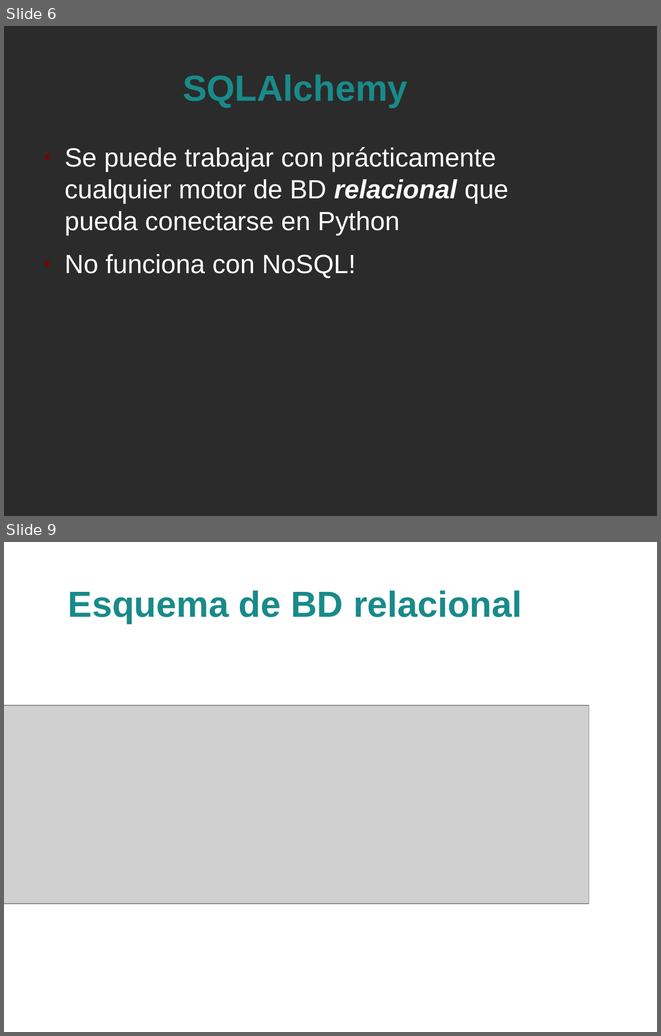
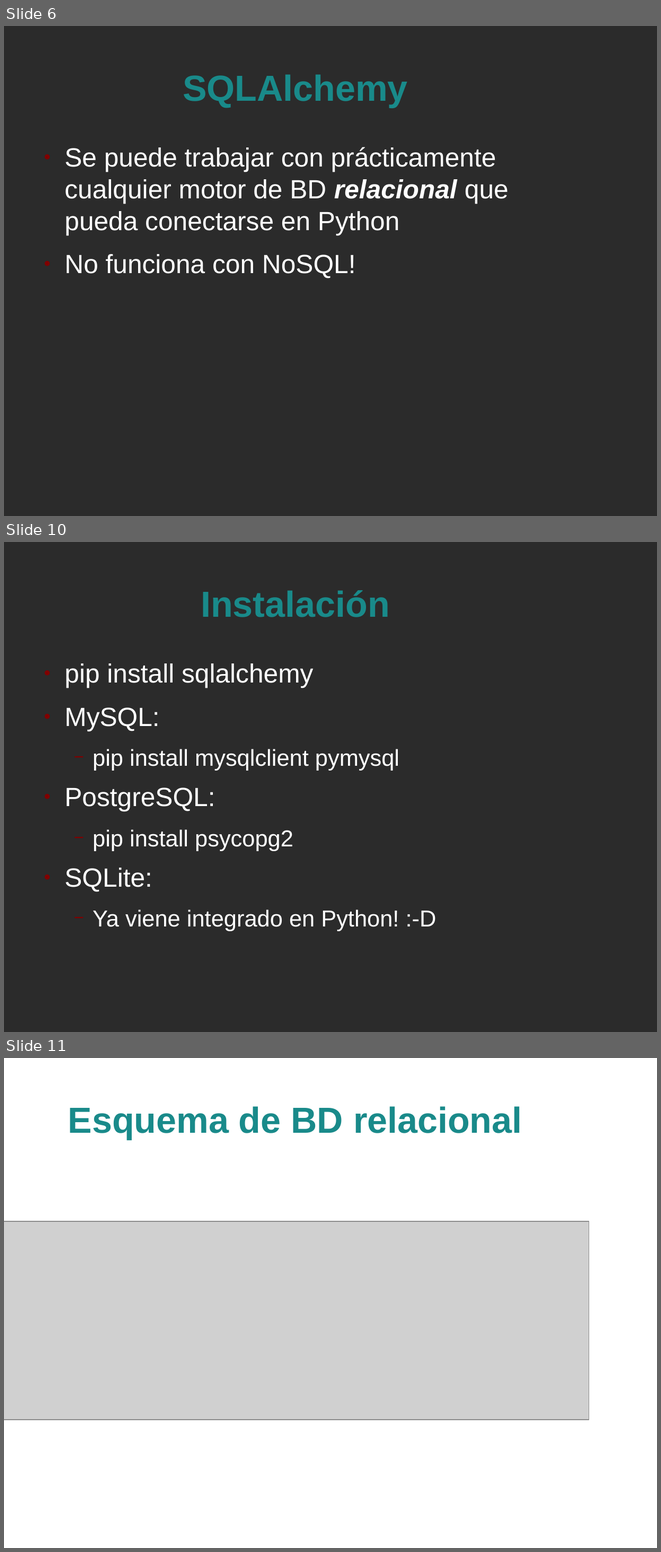
Before and after one commit to jstitch/taller_sqlalchemy, a slide deck: sqlalchemy.odp. Shown one above the other, each under a label of ours: slides 6 and 9 before the commit, slides 6, 10 and 11 after it; the slides between them are not shown. The pictures are 661x1036 and 661x1552 pixels, drawn with LibreOffice and Linux fonts; fonts in the diff are those of the drawing; grey boxes stand for pictures; background and template pictures are left out; a plain dark background stands for a picture behind light text. Boxes give left, top, right and bottom in pixels: in the first picture for what was removed or moved away, otherwise in the second. Text is boxed around its words. In the diff, an @@ line names an element or a change of style, - is before the commit and + after.

```diff
--- a/sqlalchemy.odp
+++ b/sqlalchemy.odp
@@ slide 10 added at [4, 542, 657, 1032], background picture (left out) @@
@@ title added at [201, 590, 389, 617], 44 pt, text #198A8A, bold @@
+Instalación
@@ text added at [64, 663, 436, 931], 28 pt, text #FFFFFF @@
+● pip install sqlalchemy
+● MySQL:
+  − pip install mysqlclient pymysql
+● PostgreSQL:
+  − pip install psycopg2
+● SQLite:
+  − Ya viene integrado en Python! :-D
@@ what was slide 9 is now slide 11 @@
```
Also in this commit, not shown: 2 slides changed, 2 other slides added, 2 other files.
